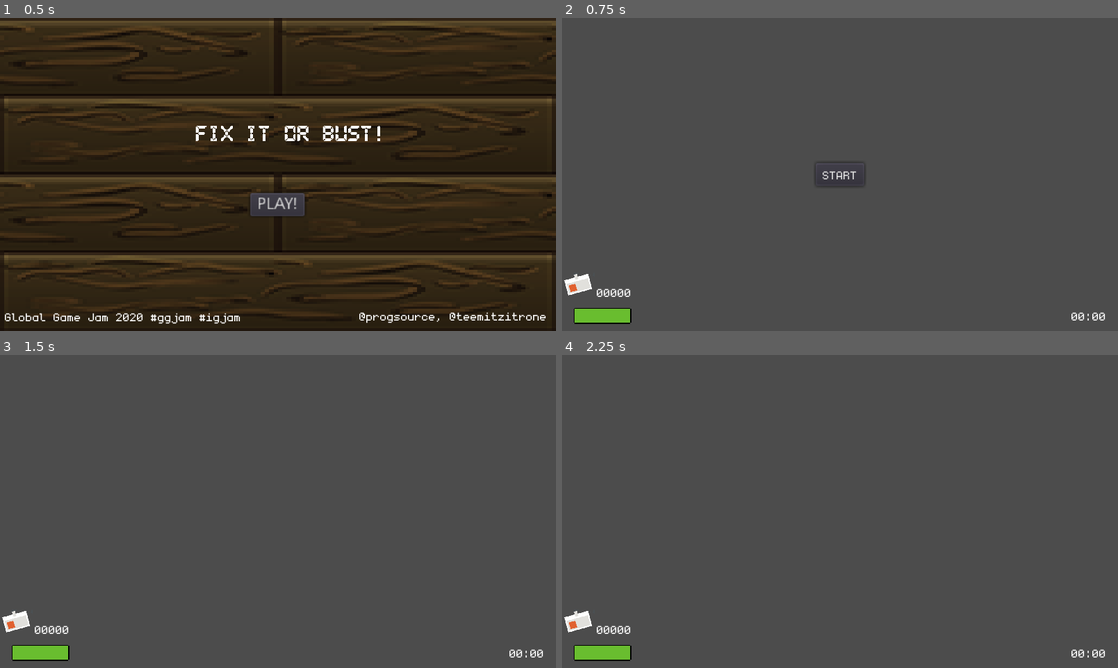
Above: before the commit, frames 1-4 (two rows, left to right).
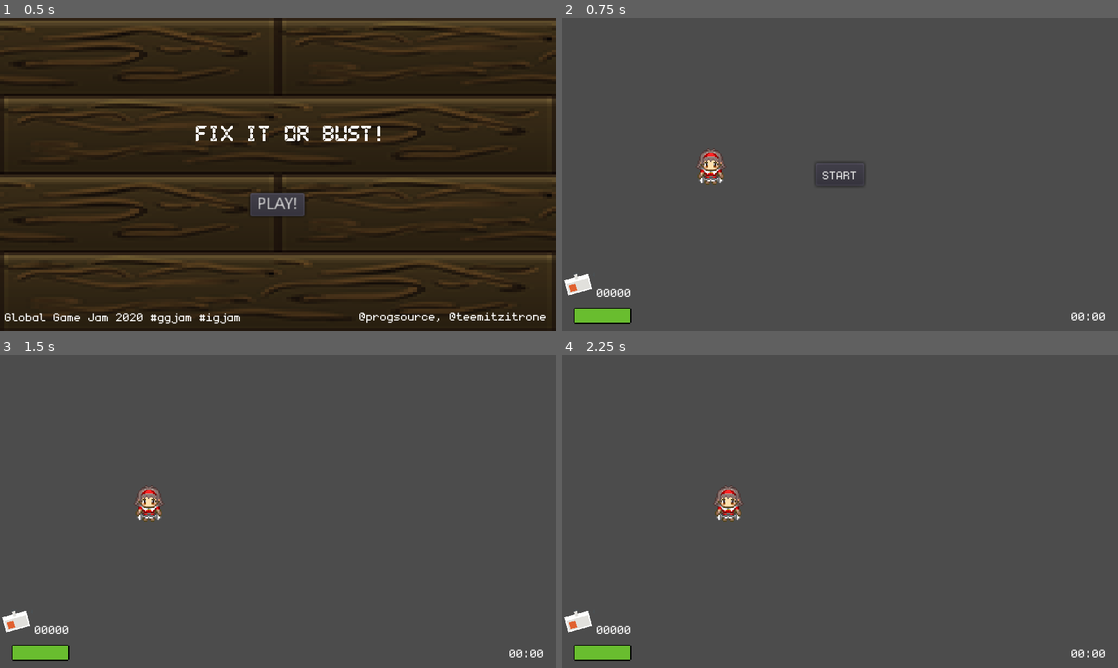
Above: after the commit, the same moments.

Repository: progsource/ggj2020
Game: Godot game, scene res://scenes/splash.tscn
Same seed, same stepped clock (60 frames per second), same inputs: the game is played once before the commit and once after it.
Inputs:
- Up to frame 1 (0.5 s): no input
- Up to frame 2 (0.75 s): click "PLAY!" at 0.5 s
- Up to frame 3 (1.5 s): click "START" at 1.25 s
- Up to frame 4 (2.25 s): tap Enter at 2 s; hold Right (ui_right) from 2.03 s (still down)

Frame 1 is identical in both runs. In frame 2, 0.4% of the frame differs, in the area x 24-30%, y 42-54%; in frame 3, 0.4%; in frame 4, 0.4%.

Commit message:
Player added - can be moved by arrows after start

Diff:
--- /dev/null
+++ b/game/packed/character/Player.tscn
@@ -0,0 +1,21 @@
+[gd_scene load_steps=4 format=2]
+
+[ext_resource path="res://assets/img/pipoya/Female/Female 01-1.png" type="Texture" id=1]
+[ext_resource path="res://scripts/character/Player.gd" type="Script" id=2]
+
+[sub_resource type="RectangleShape2D" id=1]
+extents = Vector2( 13.2078, 15.5923 )
+
+[node name="Player" type="KinematicBody2D"]
+script = ExtResource( 2 )
+__meta__ = {
+"_edit_group_": true
+}
+
+[node name="Sprite" type="Sprite" parent="."]
+texture = ExtResource( 1 )
+region_enabled = true
+region_rect = Rect2( 32, 0, 32, 32 )
+
+[node name="CollisionShape2D" type="CollisionShape2D" parent="."]
+shape = SubResource( 1 )
--- /dev/null
+++ b/game/packed/level0/Room0.tscn
@@ -0,0 +1,3 @@
+[gd_scene format=2]
+
+[node name="Room0" type="Node2D"]
--- a/game/project.godot
+++ b/game/project.godot
@@ -8,9 +8,14 @@
 
 config_version=4
 
-_global_script_classes=[  ]
+_global_script_classes=[ {
+"base": "Button",
+"class": "StartButton",
+"language": "GDScript",
+"path": "res://scripts/hud/StartButton.gd"
+} ]
 _global_script_class_icons={
-
+"StartButton": ""
 }
 
 [application]
--- /dev/null
+++ b/game/scenes/Level.tscn
@@ -0,0 +1,11 @@
+[gd_scene load_steps=3 format=2]
+
+[ext_resource path="res://packed/character/Player.tscn" type="PackedScene" id=1]
+[ext_resource path="res://packed/hud/Hud.tscn" type="PackedScene" id=2]
+
+[node name="Level" type="Node2D"]
+
+[node name="Player" parent="." instance=ExtResource( 1 )]
+position = Vector2( 128, 128 )
+
+[node name="HUD" parent="." instance=ExtResource( 2 )]
--- a/game/scenes/Level0.tscn
+++ /dev/null
@@ -1,7 +0,0 @@
-[gd_scene load_steps=2 format=2]
-
-[ext_resource path="res://packed/hud/Hud.tscn" type="PackedScene" id=1]
-
-[node name="Level0" type="Node2D"]
-
-[node name="HUD" parent="." instance=ExtResource( 1 )]
--- /dev/null
+++ b/game/scripts/character/Character.gd
@@ -0,0 +1,17 @@
+extends KinematicBody2D
+
+export var speed = 75
+var direction : Vector2
+var last_direction = Vector2(0, 1)
+var other_animation_playing = false
+
+func get_animation_direction(dir: Vector2) -> String:
+	var norm_direction = dir.normalized()
+
+	if norm_direction.y >= 0.707:
+		return "down"
+	elif norm_direction.y <= -0.707:
+		return "up"
+	elif norm_direction.x <= -0.707:
+		return "left"
+	return "right"
--- /dev/null
+++ b/game/scripts/character/Player.gd
@@ -0,0 +1,49 @@
+extends "res://scripts/character/Character.gd"
+
+var can_move : bool = false
+
+func _ready():
+	var start_button : StartButton = get_tree().root.get_node("Level/HUD/StartButton")
+	if start_button:
+		# warning-ignore:return_value_discarded
+		start_button.connect("start_button_pressed", self, "_on_start_button_pressed")
+
+func _physics_process(delta):
+	if !can_move:
+		return
+	var direction : Vector2
+	direction.x = Input.get_action_strength("ui_right") - Input.get_action_strength("ui_left")
+	direction.y = Input.get_action_strength("ui_down") - Input.get_action_strength("ui_up")
+
+	if abs(direction.x) == 1 && abs(direction.y) == 1:
+		direction = direction.normalized()
+
+	var movement = speed * direction * delta
+
+	#if attack_playing:
+	#	movement *= 0.3
+
+	# warning-ignore:return_value_discarded
+	move_and_collide(movement)
+
+	#if !attack_playing:
+		#animate_player(direction)
+
+	#if direction != Vector2.ZERO:
+	#	$RayCast2D.cast_to = direction.normalized() * 8
+
+func _on_start_button_pressed():
+	can_move = true
+
+#func animate_player(direction: Vector2):
+#	pass
+	#if direction != Vector2.ZERO:
+	#	last_direction = 0.5 * (last_direction + direction)
+
+	#	var animation = get_animation_direction(last_direction) + "_walk"
+
+	#	$Sprite.frames.set_animation_speed(animation, 2 + 8 * direction.length())
+	#	$Sprite.play(animation)
+	#else:
+	#	var animation = get_animation_direction(last_direction) + "_idle"
+	#	$Sprite.play(animation)
--- a/game/scripts/hud/StartButton.gd
+++ b/game/scripts/hud/StartButton.gd
@@ -1,6 +1,8 @@
 extends Button
 
 signal start_button_pressed
+
+class_name StartButton
 
 func _ready():
 	# warning-ignore:return_value_discarded
--- a/game/scripts/splash_button.gd
+++ b/game/scripts/splash_button.gd
@@ -16,4 +16,4 @@
 #	pass
 func _pressed():
 	# warning-ignore:return_value_discarded
-	get_tree().change_scene("res://scenes/Level0.tscn")
+	get_tree().change_scene("res://scenes/Level.tscn")
